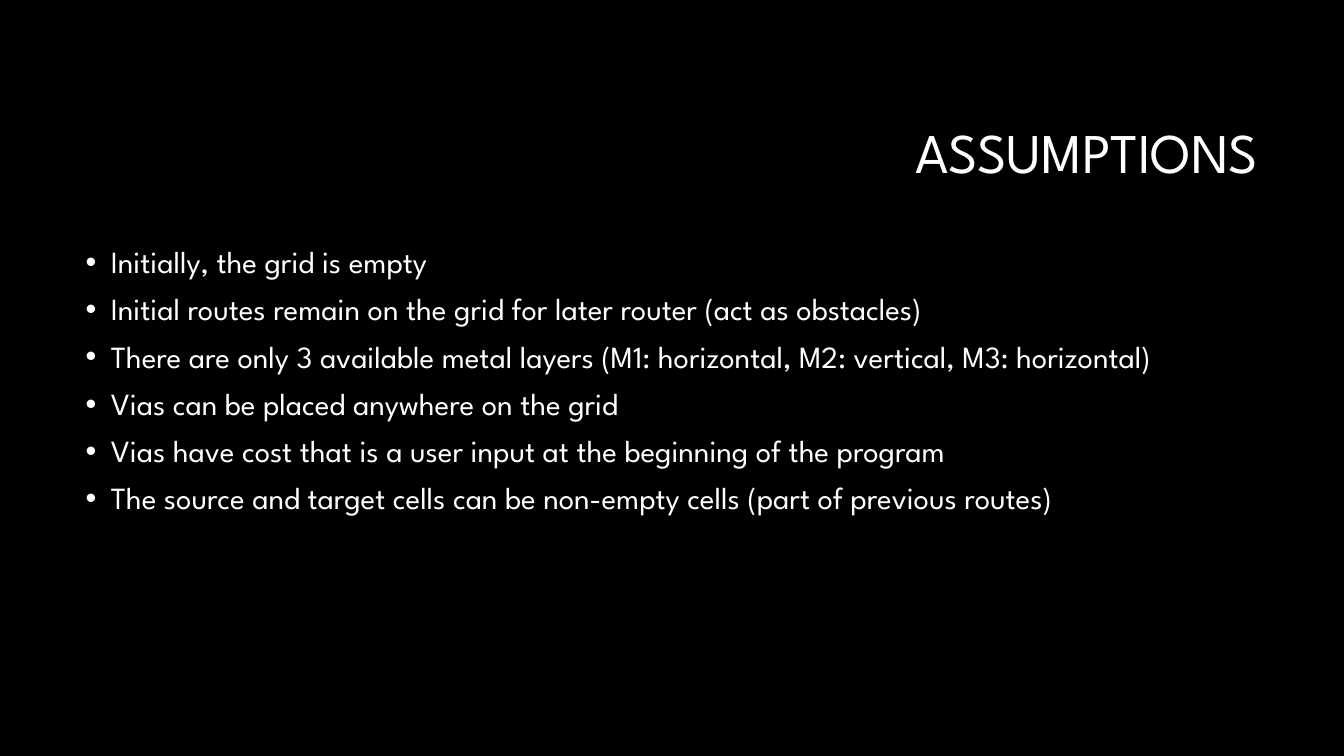
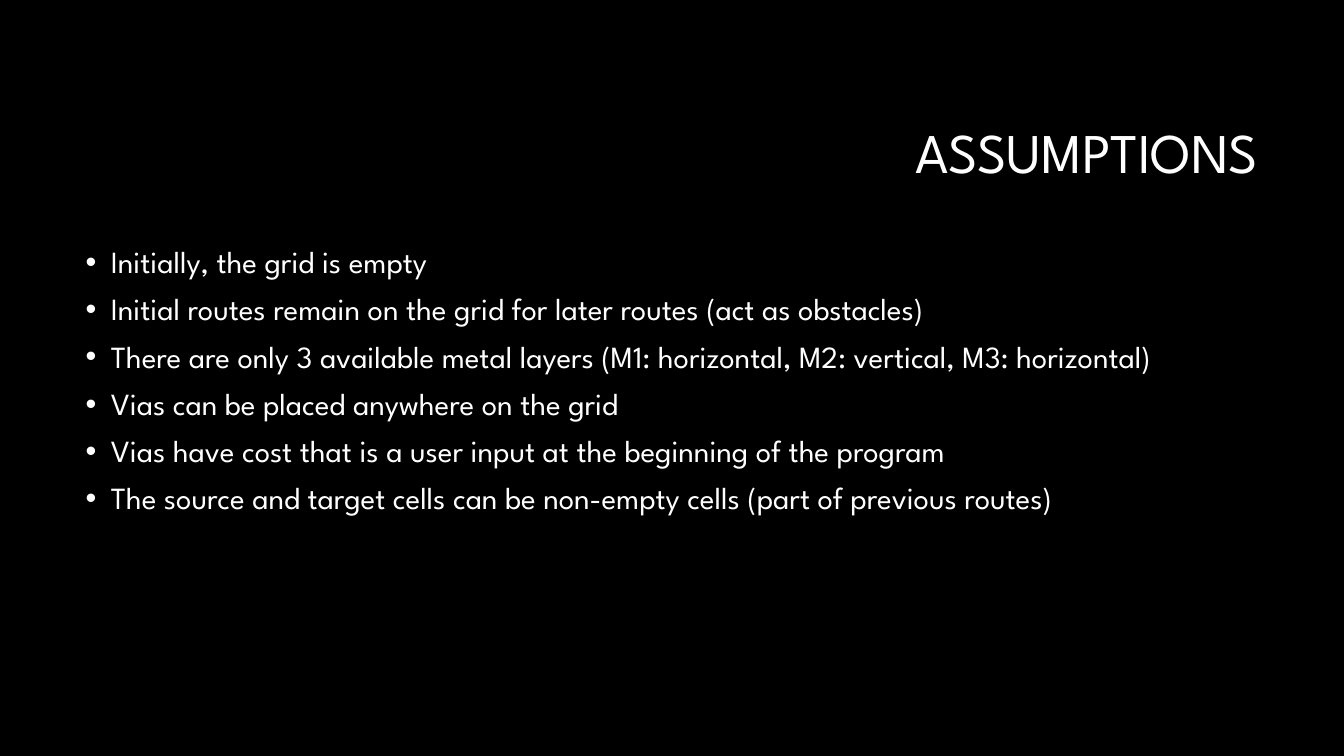
Before and after one commit to habibagamal/soukUp, a slide deck: slide 3 of soukUpPresentation.pptx. Drawn at 1344x756 pixels with LibreOffice and Linux fonts; fonts in the diff are those of the drawing; background and template pictures are left out. Boxes give left, top, right and bottom in pixels: in the first picture for what was removed or moved away, otherwise in the second. Text is boxed around its words. In the diff, an @@ line names an element or a change of style, - is before the commit and + after.

```diff
--- a/soukUpPresentation.pptx
+++ b/soukUpPresentation.pptx
@@ text at (x1=111, y1=298, x2=923, y2=327): text changed @@
-• Initial routes remain on the grid for later router (act as obstacles)
+• Initial routes remain on the grid for later routes (act as obstacles)
```
Also in this commit, not shown: 3 other slides changed, 2 other files.
